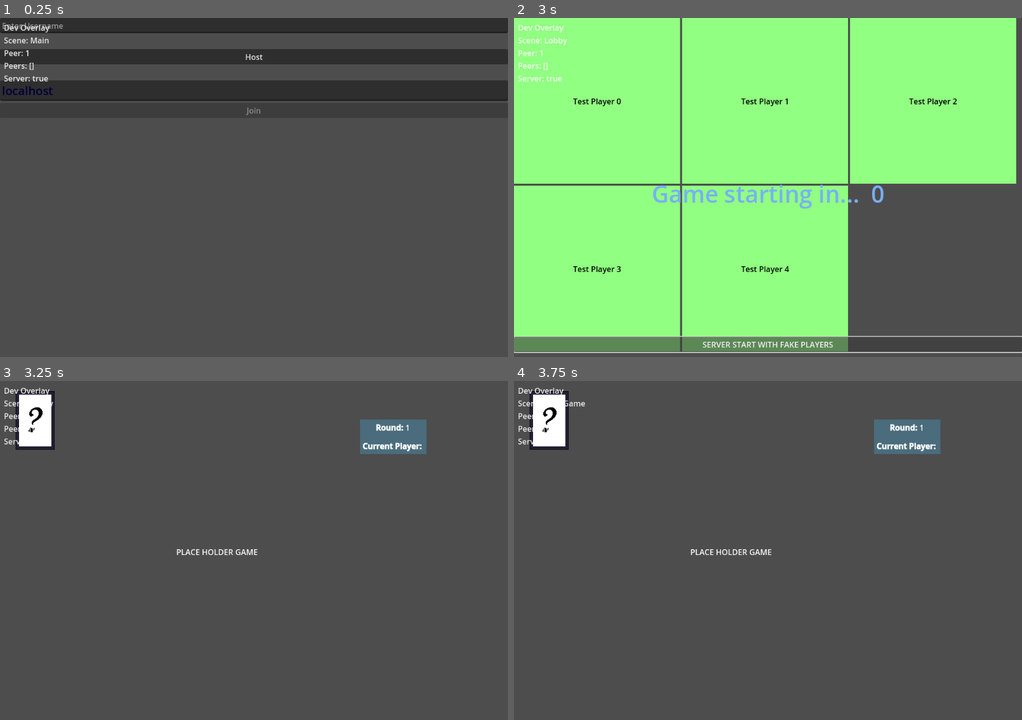
Above: before the commit, frames 1-4 (two rows, left to right).
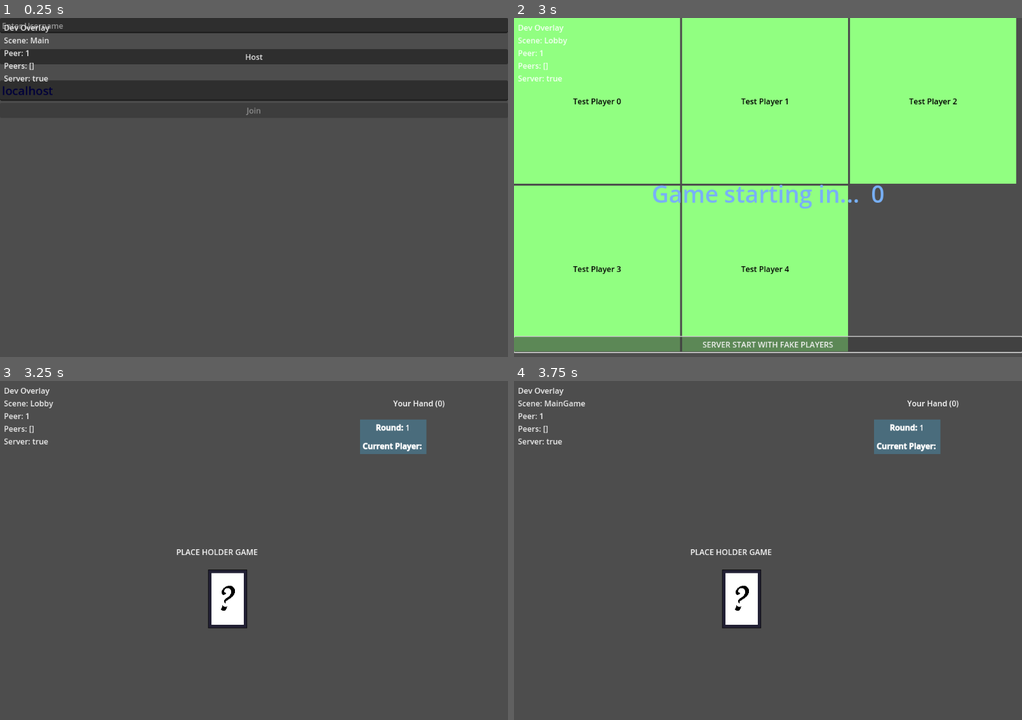
Above: after the commit, the same moments.

Repository: davidzywiec/mp-hot-rum
Game: Godot game, scene res://scenes/menu/main_menu.tscn
The game is run twice, just before and just after one commit, with the same random seed, the same clock (stepped at 60 frames per second) and the same inputs.
Inputs (mouse positions are in pixels of both pictures, inside the frame that each line leads up to):
- Up to frame 1 (0.25 s): no input
- Up to frame 2 (3 s): click (768, 24) at 0.52 s; type "Alex" at 0.6 s; click "Host" at 1.25 s; click "SERVER START WITH FAKE PLAYERS" at 2 s
- Up to frame 3 (3.25 s): no input
- Up to frame 4 (3.75 s): tap Enter at 3.5 s

Frames 1-2 are identical in both runs. In frame 3, 2.7% of the frame differs, in the area x 3-88%, y 2-74%; in frame 4, 2.7%.
Error before the commit: Out of bounds get index '0' (on base: 'Array') (res://autoload/GameManager.gd:65)
Error after the commit: Out of bounds get index '0' (on base: 'Array') (res://autoload/GameManager.gd:76)

Commit message:
feat(game): Added card dealing to clients.

Diff:
--- a/autoload/GameManager.gd
+++ b/autoload/GameManager.gd
@@ -1,7 +1,7 @@
 extends Node
 
 var host_flag : bool = false
-var deck
+var deck : Deck
 var ruleset : Ruleset
 # Player registries
 var players = {} # key: peer_id, value: player_data
@@ -38,7 +38,9 @@
 	var loaded_ruleset := ruleset_loader.load_ruleset(ruleset_path)
 	if loaded_ruleset != null:
 		ruleset = loaded_ruleset
+		_apply_debug_start_round()
 		create_deck(players.size())
+		deal_hand(round_number)
 		SignalManager.round_updated.emit(round_number, get_player_name(starting_player_index))
 	else:
 		printerr("Error loading ruleset: %s" % ruleset_loader.last_error)
@@ -54,12 +56,21 @@
 func deal_hand(round: int) -> void:
 	if not _is_server_authority():
 		return
-	pass # TODO: deal hands to players at round start
+	if deck == null:
+		return
+	player_hands.clear()
+	var deal_count := _deal_count_for_round(round)
+	if deal_count <= 0:
+		deal_count = 7
+	for pid in players.keys():
+		player_hands[pid] = deck.deal_hand(deal_count)
+		_log_game("Dealt hand to peer %s with %d cards." % [str(pid), player_hands[pid].size()])
+	_log_game("Dealt %d cards to %d players." % [deal_count, players.size()])
 
 func reset_hands() -> void:
 	if not _is_server_authority():
 		return
-	pass # TODO: reset player hands at round start
+	player_hands.clear()
 
 func get_player_name(index: int) -> String:
 	var peer_id = player_order[index].peer_id
@@ -81,6 +92,25 @@
 	ids.sort()
 	for pid in ids:
 		player_order.append(players[pid])
+
+func _deal_count_for_round(round: int) -> int:
+	if ruleset == null:
+		return 7
+	var req = ruleset.get_round(round)
+	if req == null:
+		return 7
+	var count := int(req.deal_count)
+	return 7 if count <= 0 else count
+
+func _apply_debug_start_round() -> void:
+	var configured_round := int(ProjectSettings.get_setting("debug/start_round", 1))
+	var max_rounds := int(ruleset.max_rounds) if ruleset != null else 1
+	if max_rounds <= 0:
+		max_rounds = 1
+	round_number = clamp(configured_round, 1, max_rounds)
+	current_player_index = 0
+	starting_player_index = 0
+	_log_game("Starting game at round %d (debug/start_round=%d)." % [round_number, configured_round])
 
 func increment_starting_player() -> void:
 	if not _is_server_authority():
@@ -137,3 +167,30 @@
 	starting_player_index = int(state.get("starting_player_index", starting_player_index))
 	if ProjectSettings.get_setting(SNAPSHOT_LOG_SETTING_PATH, false):
 		print("Applied game state snapshot. Players: %d Round: %d Current idx: %d" % [players.size(), round_number, current_player_index])
+
+func serialize_hand_for_peer(peer_id: int) -> Array:
+	var result: Array = []
+	var key = peer_id
+	if not player_hands.has(key):
+		for existing_key in player_hands.keys():
+			if int(existing_key) == int(peer_id):
+				key = existing_key
+				break
+	if not player_hands.has(key):
+		_log_game("No private hand found for peer %s. Known keys: %s" % [str(peer_id), str(player_hands.keys())])
+		return result
+	for card in player_hands[key]:
+		if card is Card:
+			result.append(card.to_dict())
+	return result
+
+func apply_private_hand(cards_data: Array) -> void:
+	if _is_server_authority():
+		return
+	var my_peer_id := multiplayer.get_unique_id()
+	var cards: Array = []
+	for c in cards_data:
+		if typeof(c) == TYPE_DICTIONARY:
+			cards.append(Card.from_dict(c))
+	player_hands[my_peer_id] = cards
+	print("Client peer %s received private hand with %d cards." % [str(my_peer_id), cards.size()])
--- a/autoload/GameStateManager.gd
+++ b/autoload/GameStateManager.gd
@@ -7,14 +7,23 @@
 # precise end timestamp in unix seconds for synced countdowns
 signal countdown_sync(end_unix: int)
 signal game_state_updated(state: Dictionary)
+signal private_hand_updated(cards: Array)
 
 const SNAPSHOT_LOG_SETTING_PATH := "debug/snapshot_logs"
 
 var current_player : Player
 var latest_player_state: Array = []
 
+func _is_server_authority() -> bool:
+	return multiplayer.is_server() or OS.has_feature("server")
+
+func _log_server(msg: String) -> void:
+	if not _is_server_authority():
+		return
+	print(msg)
+
 func _ready():
-	print("GameStateManager is alive!")
+	_log_server("GameStateManager is alive!")
 
 # ------------------------------
 # EXISTING (trimmed for brevity)
@@ -31,7 +40,7 @@
 # EXISTING: legacy boolean toggle (kept)
 @rpc
 func receive_toggle_countdown(start_timer: bool) -> void:
-	print("Received: Game starting (bool)")
+	_log_server("Received: Game starting (bool)")
 	emit_signal("countdown_toggle", start_timer)
 	SignalManager.toggle_game_countdown.emit(start_timer)
 
@@ -46,7 +55,7 @@
 @rpc
 func receive_countdown(end_unix: int) -> void:
 	# Fired on all peers, including server
-	print("Received synced countdown end:", end_unix)
+	_log_server("Received synced countdown end: %s" % str(end_unix))
 	emit_signal("countdown_sync", end_unix)
 	# Also drive the existing boolean signal so legacy UI keeps working
 	emit_signal("countdown_toggle", true)
@@ -63,7 +72,7 @@
 # ------------------------------
 @rpc
 func receive_change_scene(path: String) -> void:
-	print("Change scene requested:", path)
+	_log_server("Change scene requested: %s" % path)
 	# Let UI react (or change directly here if you prefer)
 	SignalManager.change_scene.emit(path)
 
@@ -74,7 +83,7 @@
 # --- Host assignment sync ---
 @rpc
 func receive_host(new_host_peer_id: int) -> void:
-	print("New host is:", new_host_peer_id)
+	_log_server("New host is: %s" % str(new_host_peer_id))
 	SignalManager.ready_to_start.emit(false) # default off; UI will recompute
 	# Let UI know so it can enable/disable Start for the right player
 	SignalManager.emit_signal("host_changed", new_host_peer_id)
@@ -86,7 +95,7 @@
 ## --- Round Update Sync ---
 @rpc
 func receive_round_update(round: int, current_player_name: String) -> void:
-	print("Received round update: Round %d, Current Player: %s" % [round, current_player_name])
+	_log_server("Received round update: Round %d, Current Player: %s" % [round, current_player_name])
 	SignalManager.round_updated.emit(round, current_player_name)
 
 func send_round_update(round: int, current_player_name: String) -> void:
@@ -101,7 +110,22 @@
 	emit_signal("game_state_updated", state)
 
 func send_game_state(state: Dictionary) -> void:
-	if ProjectSettings.get_setting(SNAPSHOT_LOG_SETTING_PATH, false):
+	if _is_server_authority() and ProjectSettings.get_setting(SNAPSHOT_LOG_SETTING_PATH, false):
 		print("Sending game state snapshot:", state)
 	rpc("receive_game_state", state)
 	emit_signal("game_state_updated", state)
+
+@rpc("authority")
+func receive_private_hand(cards_or_peer, maybe_cards = null) -> void:
+	var cards: Array = []
+	if maybe_cards != null:
+		# Compatibility path if sender provides (peer_id, cards).
+		cards = maybe_cards
+	else:
+		cards = cards_or_peer
+	print("receive_private_hand called. cards=%d args_shape=%s" % [
+		cards.size(),
+		"two-arg" if maybe_cards != null else "one-arg"
+	])
+	GameManager.apply_private_hand(cards)
+	emit_signal("private_hand_updated", cards)
--- a/project.godot
+++ b/project.godot
@@ -7,6 +7,8 @@
 ;   param=value ; assign values to parameters
 
 config_version=5
+
+"ï»¿config_version"=5
 
 [application]
 
@@ -25,6 +27,7 @@
 DevOverlay="*res://autoload/DevOverlay.gd"
 
 [debug]
+
 network_debug=true
 dev_overlay=true
 ui_debug=true
@@ -32,6 +35,7 @@
 network_logs=true
 game_logs=true
 snapshot_logs=false
+start_round=1
 
 [display]
 
--- a/scenes/game/GameUI.tscn
+++ b/scenes/game/GameUI.tscn
@@ -20,6 +20,38 @@
 grow_horizontal = 2
 grow_vertical = 2
 theme = ExtResource("2_t5mpo")
+
+[node name="HandTitle" type="Label" parent="RoundDataContainer"]
+layout_mode = 1
+anchors_preset = 7
+anchor_left = 0.5
+anchor_top = 1.0
+anchor_right = 0.5
+anchor_bottom = 1.0
+offset_left = -220.0
+offset_top = -80.0
+offset_right = 220.0
+offset_bottom = -56.0
+grow_horizontal = 2
+grow_vertical = 0
+text = "Your Hand (0)"
+horizontal_alignment = 1
+
+[node name="HandContainer" type="HBoxContainer" parent="RoundDataContainer"]
+layout_mode = 1
+anchors_preset = 7
+anchor_left = 0.5
+anchor_top = 1.0
+anchor_right = 0.5
+anchor_bottom = 1.0
+offset_left = -400.0
+offset_top = -56.0
+offset_right = 400.0
+offset_bottom = -20.0
+grow_horizontal = 2
+grow_vertical = 0
+theme_override_constants/separation = 8
+alignment = 1
 
 [node name="MC" type="MarginContainer" parent="RoundDataContainer"]
 layout_mode = 1
--- a/scenes/game/MainGame.tscn
+++ b/scenes/game/MainGame.tscn
@@ -20,7 +20,7 @@
 text = "PLACE HOLDER GAME"
 
 [node name="Deck" type="Sprite2D" parent="."]
-position = Vector2(72, 81)
+position = Vector2(466, 447)
 texture = ExtResource("1_a0tey")
 
 [node name="UI" type="Control" parent="."]
--- a/scripts/game/classes/Card.gd
+++ b/scripts/game/classes/Card.gd
@@ -21,3 +21,17 @@
 
 func _to_string() -> String:
 	return "%s-%d (%d pts)" % [Suit.keys()[suit], number, point_value]
+
+func to_dict() -> Dictionary:
+	return {
+		"suit": int(suit),
+		"number": number,
+		"point_value": point_value
+	}
+
+static func from_dict(data: Dictionary) -> Card:
+	return Card.new(
+		int(data.get("suit", 0)),
+		int(data.get("number", 1)),
+		int(data.get("point_value", 0))
+	)
--- a/scripts/game/classes/Deck.gd
+++ b/scripts/game/classes/Deck.gd
@@ -49,10 +49,10 @@
 			add_card_to_bottom(Card.new(suit, number, points))
 
 func deal_hand(card_count: int) -> Array[Card]:
-
-	var hand : Array[Card] = Array()
-
-	for x in range(card_count):
-		hand.append(draw_card())
-
+	var hand: Array[Card] = []
+	for _i in range(card_count):
+		var card := draw_card()
+		if card == null:
+			break
+		hand.append(card)
 	return hand
--- a/scripts/game/game_ui.gd
+++ b/scripts/game/game_ui.gd
@@ -2,12 +2,16 @@
 
 @onready var round_number_label : RichTextLabel = $RoundDataContainer/MC/VBCRoundData/RoundNumberContainer/RoundNumber
 @onready var current_player_label : RichTextLabel = $RoundDataContainer/MC/VBCRoundData/CurrentPlayerContainer/CurrentPlayer
+@onready var hand_container: HBoxContainer = $RoundDataContainer/HandContainer
+@onready var hand_title: Label = $RoundDataContainer/HandTitle
 
 func _ready() -> void:
 	SignalManager.round_updated.connect(update_round_ui)
 	Game_State_Manager.game_state_updated.connect(_on_game_state_updated)
+	Game_State_Manager.private_hand_updated.connect(_on_private_hand_updated)
 	if multiplayer.is_server() or OS.has_feature("server"):
 		pull_round_ui()
+	_render_local_hand()
 
 func _on_game_state_updated(_state: Dictionary) -> void:
 	pull_round_ui()
@@ -25,3 +29,20 @@
 
 	current_player_label.clear()
 	current_player_label.parse_bbcode("[b]Current Player: [/b]%s" % current_player_name)
+
+func _on_private_hand_updated(_cards: Array) -> void:
+	_render_local_hand()
+
+func _render_local_hand() -> void:
+	for child in hand_container.get_children():
+		child.queue_free()
+	var my_peer_id := multiplayer.get_unique_id()
+	if not GameManager.player_hands.has(my_peer_id):
+		hand_title.text = "Your Hand (0)"
+		return
+	var cards: Array = GameManager.player_hands[my_peer_id]
+	hand_title.text = "Your Hand (%d)" % cards.size()
+	for c in cards:
+		var label := Label.new()
+		label.text = "%s-%d" % [Card.Suit.keys()[c.suit], c.number]
+		hand_container.add_child(label)
--- a/scripts/network/ServerHandler.gd
+++ b/scripts/network/ServerHandler.gd
@@ -207,8 +207,17 @@
 	game_manager.load_players(players)
 	_log("Server starting game with default ruleset.")
 	game_manager.start_game()
+	_send_private_hands()
 	Game_State_Manager.send_round_update(game_manager.round_number, game_manager.get_player_name(game_manager.current_player_index))
 	_broadcast_game_state()
+
+func _send_private_hands() -> void:
+	if game_manager == null:
+		return
+	for pid in players.keys():
+		var hand_data: Array = game_manager.serialize_hand_for_peer(pid)
+		_log("Sending private hand to peer %s with %d cards." % [str(pid), hand_data.size()])
+		Game_State_Manager.rpc_id(pid, "receive_private_hand", hand_data)
 
 # for testing: Create fake players and start countdown
 func create_fake_game() -> void:
